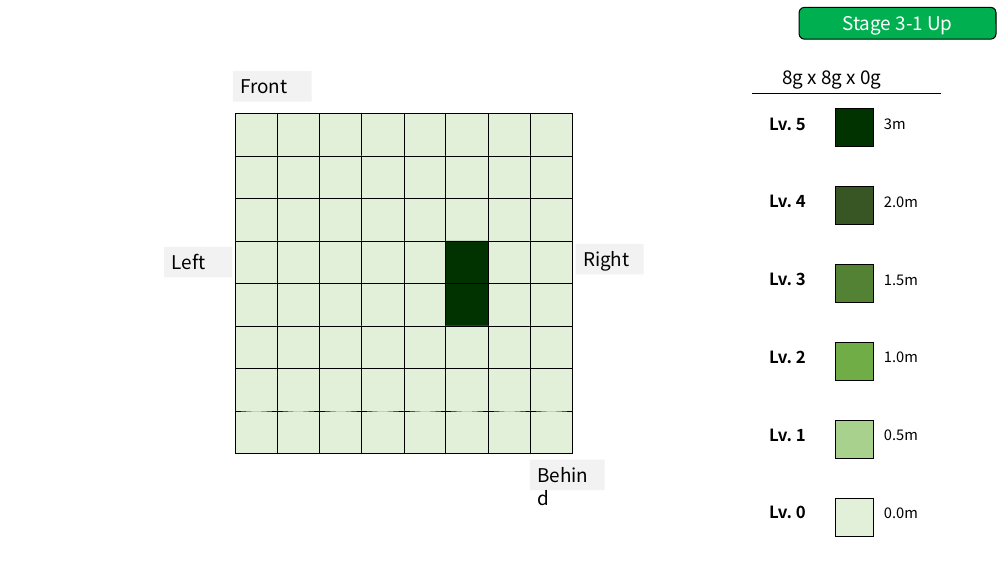
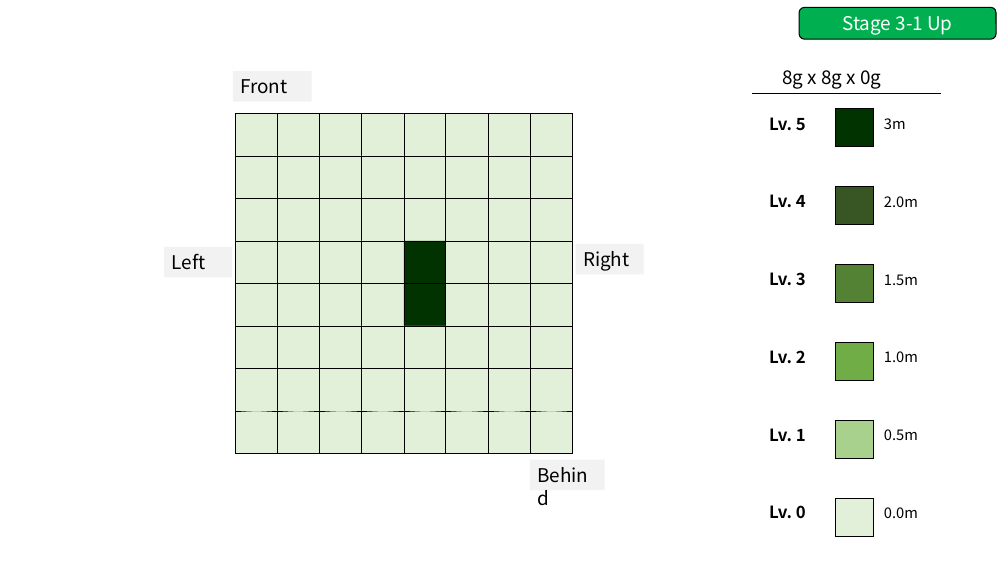
Before and after one commit to GGMGangsterHamster/GangsterHamster, a slide deck: slide 2 of Documents/Gravito_Stage.pptx. Drawn at 1008x567 pixels with LibreOffice and Linux fonts; fonts in the diff are those of the drawing. Boxes give left, top, right and bottom in pixels: in the first picture for what was removed or moved away, otherwise in the second. Text is boxed around its words. In the diff, an @@ line names an element or a change of style, - is before the commit and + after.

```diff
--- a/Documents/Gravito_Stage.pptx
+++ b/Documents/Gravito_Stage.pptx
@@ rectangle at (404,241,446,284): fill #E2F0D9 to #003300 @@
@@ rectangle at (445,241,488,284): fill #003300 to #E2F0D9 @@
@@ rectangle at (404,284,446,326): fill #E2F0D9 to #003300 @@
@@ rectangle at (445,284,488,326): fill #003300 to #E2F0D9 @@
```
Also in this commit, not shown: 1 other slide changed.
